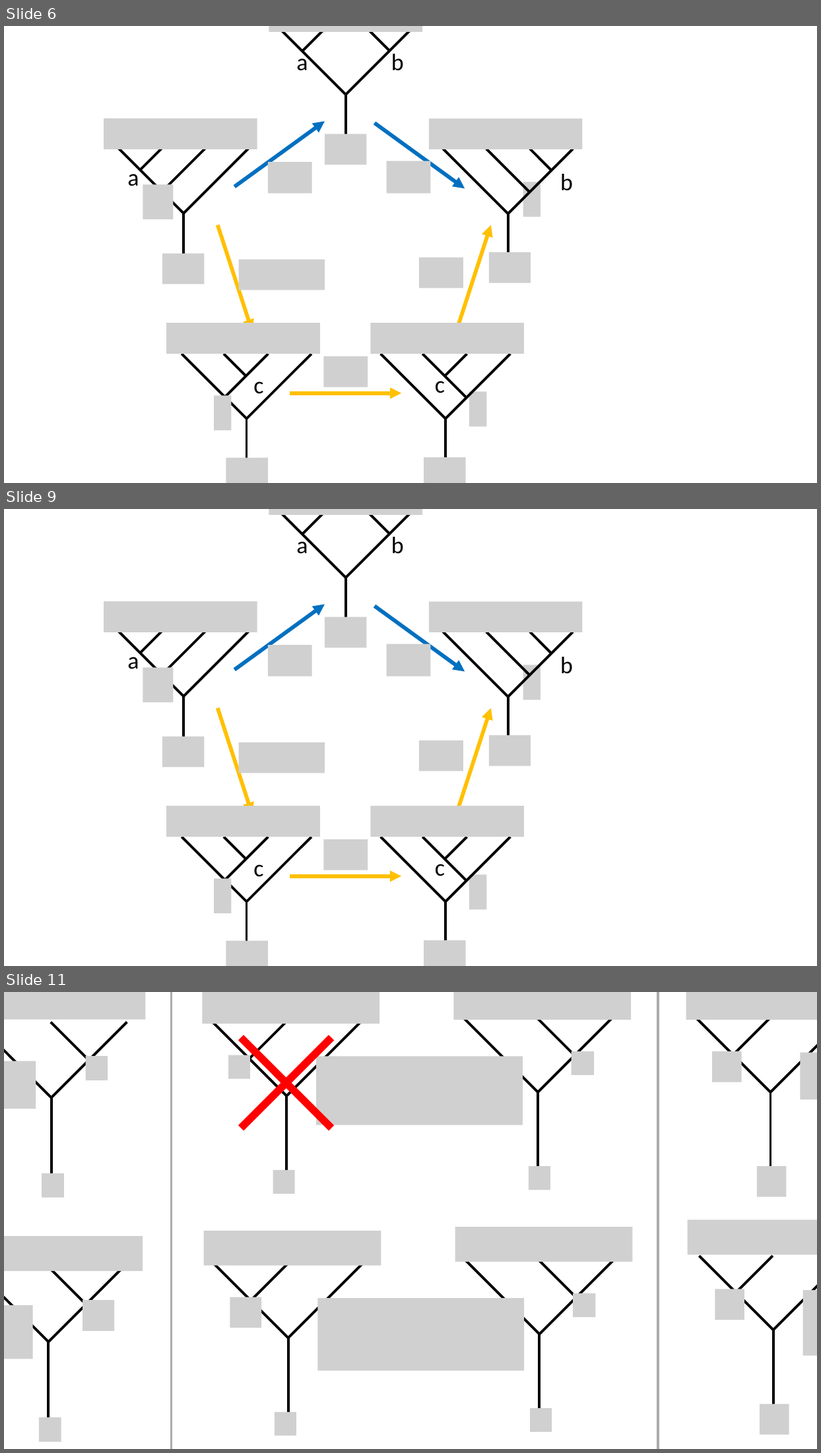
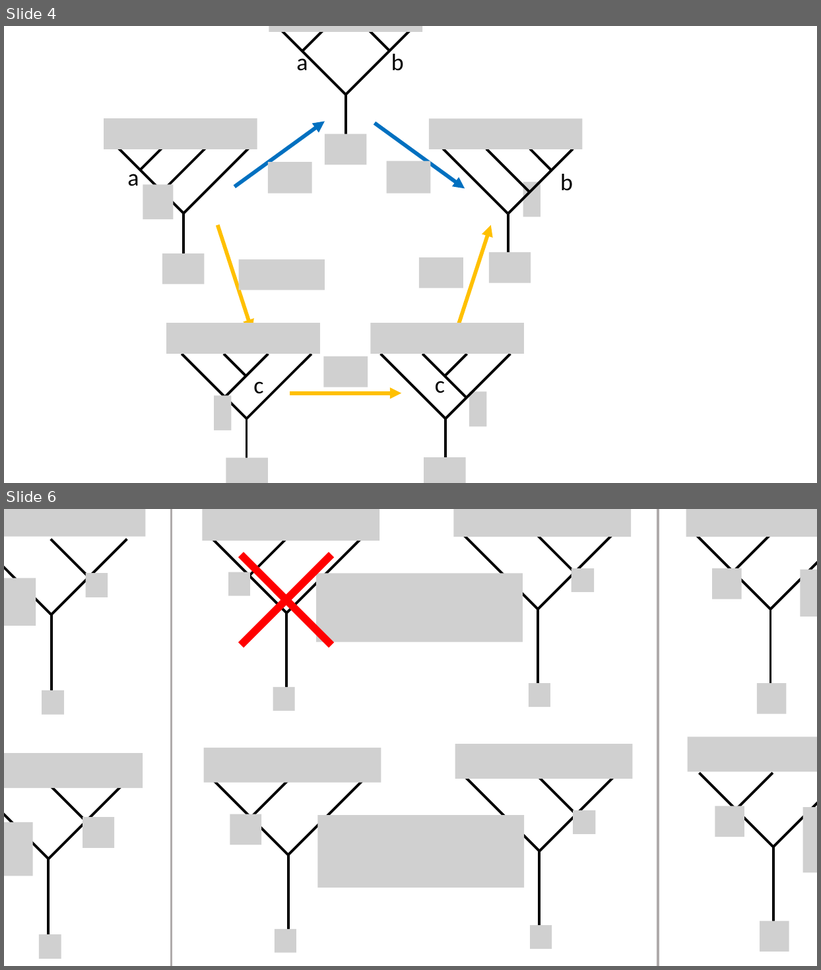
Before and after one commit to yk-liu/yk-liu.github.io, a slide deck: _posts/2019-05-14-Introduction-to-QC-and-TQC-Ising-Anyons/assets/pics.source.pptx. Shown one above the other, each under a label of ours: slides 6, 9 and 11 before the commit, slides 4 and 6 after it; the slides between them are not shown. The pictures are 821x1453 and 821x970 pixels, drawn with LibreOffice and Linux fonts; fonts in the diff are those of the drawing; grey boxes stand for pictures; background and template pictures are left out. Boxes give left, top, right and bottom in pixels: in the first picture for what was removed or moved away, otherwise in the second. Text is boxed around its words. In the diff, an @@ line names an element or a change of style, - is before the commit and + after.

```diff
--- a/_posts/2019-05-14-Introduction-to-QC-and-TQC-Ising-Anyons/assets/pics.source.pptx
+++ b/_posts/2019-05-14-Introduction-to-QC-and-TQC-Ising-Anyons/assets/pics.source.pptx
@@ slide 9 removed at (4, 509, 817, 966), background #FFFFFF @@
@@ picture removed at (269, 509, 423, 514) @@
@@ group removed at (281, 512, 411, 621): 5 lines, 2 texts @@
-a
-b
@@ picture removed at (104, 601, 257, 632) @@
@@ arrow removed from (234, 670) to (325, 604) @@
@@ arrow removed from (375, 606) to (465, 672) @@
@@ picture removed at (429, 601, 583, 632) @@
@@ picture removed at (325, 617, 367, 648) @@
@@ group removed at (119, 632, 249, 739): 5 lines, 1 text, 1 picture @@
-a
@@ picture removed at (268, 645, 312, 676) @@
@@ picture removed at (386, 644, 430, 677) @@
@@ group removed at (443, 632, 573, 740): 5 lines, 1 picture, 1 text @@
-b
@@ arrow removed from (217, 708) to (252, 814) @@
@@ arrow removed from (457, 814) to (491, 708) @@
@@ picture removed at (162, 737, 205, 767) @@
@@ picture removed at (239, 743, 325, 773) @@
@@ picture removed at (419, 741, 463, 771) @@
@@ picture removed at (489, 735, 531, 766) @@
@@ picture removed at (167, 806, 321, 836) @@
@@ picture removed at (370, 806, 524, 836) @@
@@ group removed at (182, 837, 312, 945): 5 lines, 1 text, 1 picture @@
-c
@@ picture removed at (323, 840, 368, 870) @@
@@ group removed at (381, 837, 510, 945): 5 lines, 1 text, 1 picture @@
-c
@@ arrow removed from (290, 877) to (402, 877) @@
@@ picture removed at (226, 941, 268, 966) @@
@@ picture removed at (424, 941, 467, 966) @@
@@ what was slide 6 is now slide 4 @@
@@ what was slide 11 is now slide 6 @@
```
Also in this commit, not shown: 1 slide changed, 1 slide added, 6 other slides removed, 2 other files.
